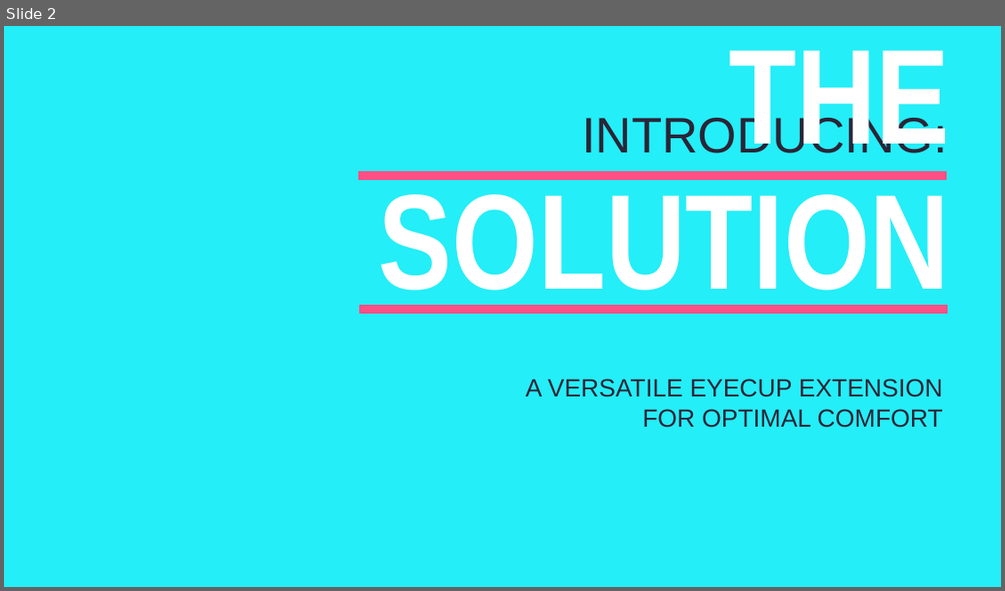
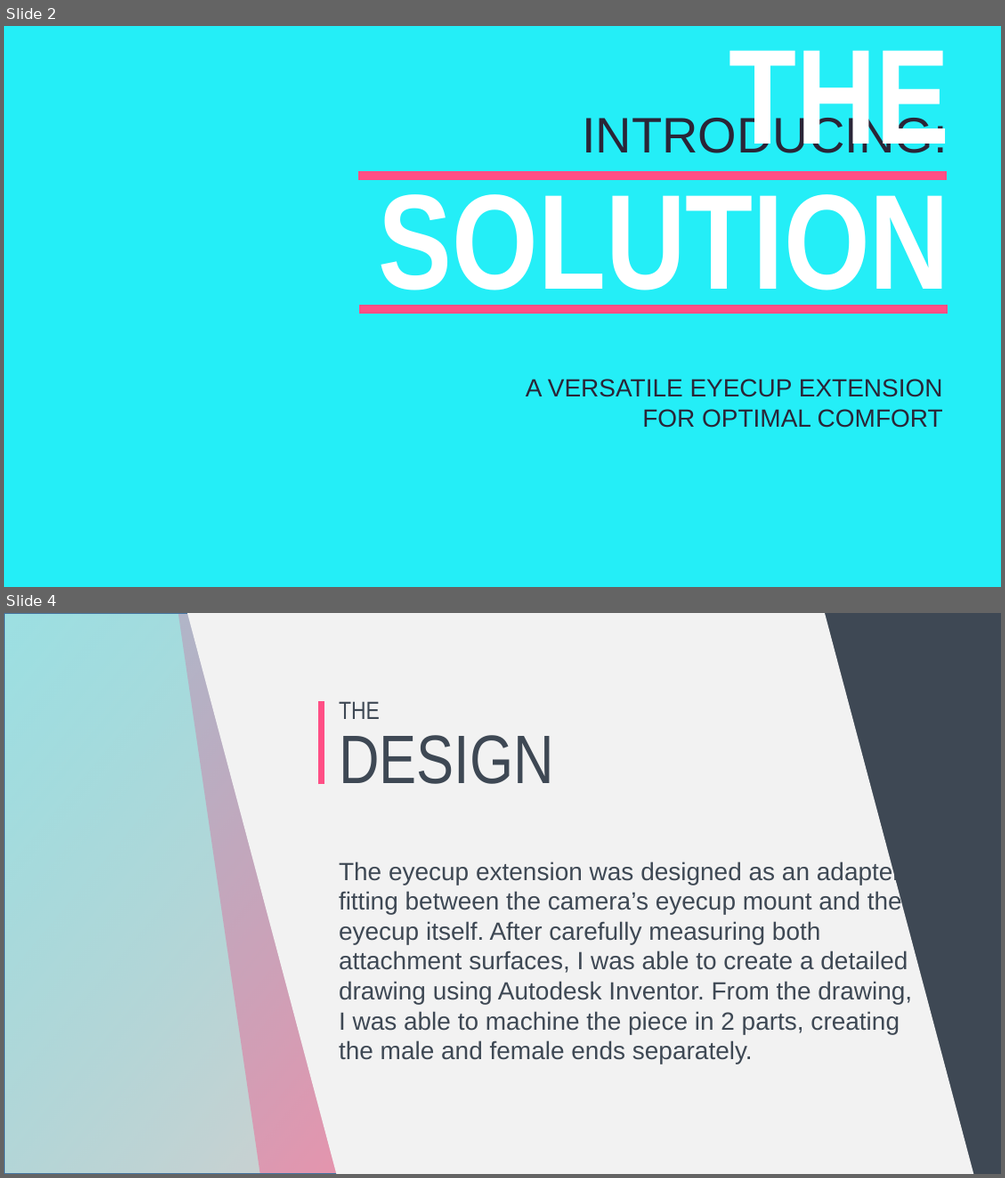
Before and after one commit to papillon-des-ombres/Nikon-D3400-DK-25-Extension, a slide deck: Promo.pptx. Shown one above the other, each under a label of ours: slide 2 before the commit, slides 2 and 4 after it; the slides between them are not shown. The pictures are 1005x591 and 1005x1178 pixels, drawn with LibreOffice and Linux fonts; fonts in the diff are those of the drawing; grey boxes stand for pictures; background and template pictures are left out. Boxes give left, top, right and bottom in pixels: in the first picture for what was removed or moved away, otherwise in the second. Text is boxed around its words. In the diff, an @@ line names an element or a change of style, - is before the commit and + after.

```diff
--- a/Promo.pptx
+++ b/Promo.pptx
@@ slide 4 added at bbox=[4, 613, 1001, 1174], background picture (left out) @@
@@ rectangle added at bbox=[4, 613, 307, 1174], fill #FF4F85 @@
@@ picture added at bbox=[4, 613, 449, 1174] @@
@@ rectangle added at bbox=[4, 613, 341, 1174], fill gradient #5FF3F9 to #24EEF7, outline #43739E 1 pt @@
@@ rectangle added at bbox=[173, 613, 633, 1174], fill #FF4F85 at 45% opacity @@
@@ rectangle added at bbox=[178, 613, 985, 1174], fill #F2F2F2 @@
@@ rectangle added at bbox=[357, 613, 1001, 1174], fill #3E4854 @@
@@ line added from (321, 784) to (321, 701), #FF4F85 6 pt @@
@@ title added at bbox=[339, 701, 554, 784], 66 pt, text #3E4854 @@
+THE
+DESIGN
@@ text added at bbox=[339, 860, 912, 1063], 24 pt, text #3E4854 @@
+The eyecup extension was designed as an adapter, fitting between the camera’s eyecup mount and the eyecup itself. After carefully measuring both attachment surfaces, I was able to create a detailed drawing using Autodesk Inventor. From the drawing, I was able to machine the piece in 2 parts, creating the male and female ends separately.
```
Also in this commit, not shown: 2 slides changed, 1 other slide added, 1 slide removed, 10 other files.
